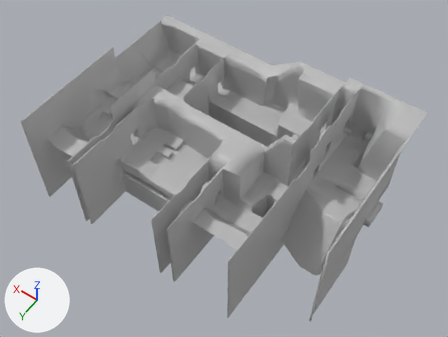
The FBX model Assets/Models/Environment/Terrain/02 - Dungeon1/Dungeon1_Terrain.fbx, before and after one commit.
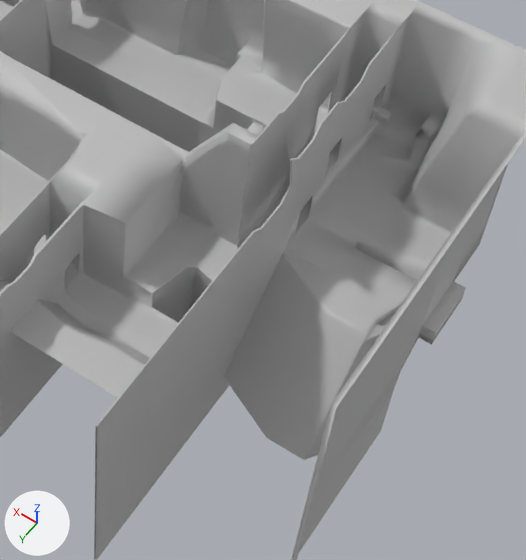
There are two pictures of each version: one whole from a 50 mm camera at (-61.1, 90.3, 167.8) aimed at (13.8, -14.5, 3.1), one close up on the part from 42% to 91% of the width and 25% to 94% of the height. Lighting does not change. The marker at lower left points along +X, +Y and +Z. Where no turn or scale is listed for an object, it has been applied to the vertices.

The older version as bpy lines, for what is in view:
```python
me_mesh = bpy.data.meshes.new('Mesh')
me_mesh.from_pydata(...)  # 4737 vertices, 9159 faces; spans x -36.6..66.8, y -54.6..21.4, z -16.1..26.1
me_mesh.materials.append(mat_lambert2)  # grey #bcbcbc
ob_dungeon1_terrain = bpy.data.objects.new('Dungeon1_Terrain', me_mesh)
ob_dungeon1_terrain.location = (0.0, 0.0, 0.0)
```
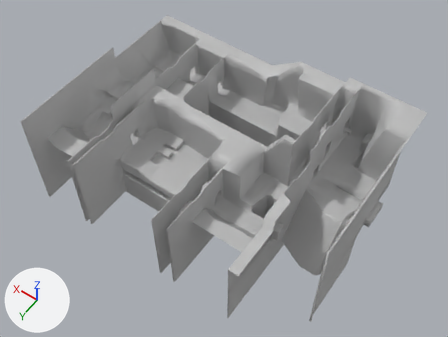
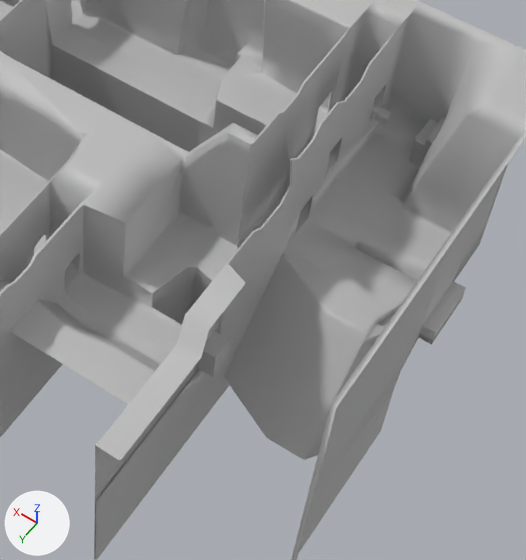
Commit message: Low terrain done?

What differs and where, as boxes [x1, y1, x2, y2] in the close-ups (526 x 560 px; the box of a moved part takes in the faces that stretch with it):
part 1 of me_mesh, moved or reshaped: before [95, 264, 228, 501]; after [95, 264, 246, 481]
part 2 of me_mesh, moved or reshaped: [393, 14, 473, 167] in both
part 3 of me_mesh, cut back: before [247, 123, 263, 135]; after [251, 123, 263, 135]

The change, as a diff of the scene's bpy script:
```diff
--- a/Assets/Models/Environment/Terrain/02 - Dungeon1/Dungeon1_Terrain.fbx.py
+++ b/Assets/Models/Environment/Terrain/02 - Dungeon1/Dungeon1_Terrain.fbx.py
@@ me_mesh @@
 # used by ob_dungeon1_terrain; location = (0.0, 0.0, 0.0)
-me_mesh.from_pydata(...)  # 4737 vertices, 9159 faces; spans x -36.6..66.8, y -54.6..21.4, z -16.1..26.1
+me_mesh.from_pydata(...)  # 4735 vertices, 9155 faces; spans x -36.6..66.8, y -54.6..21.4, z -16.1..26.1
+# me_mesh part 1
+# 8 vertices are removed from x -13.4, y -5.3..21.4, z 6.0..19.7
+# 26 faces are deleted
+# 3 vertices in x -13.3..-13.1, y 2.7, z 19.7..19.8 move by (0.0, 0.2, 0.0)
+# 6 vertices move from x -13.3..-13.1, y 4.0..21.4, z 19.7..19.8 to x -13.3..-13.1, y 4.2..21.4, z 15.1
+# 8 vertices are added at x -16.6..-15.5, y -5.3..21.4, z 1.2..19.7
+# 22 new faces join them
+# me_mesh part 2
+# 10 vertices are removed from x -21.3..-19.6, y -51.7..-46.8, z 9.7..10.5
+# 34 faces are deleted
+# 2 vertices move from x -21.3..-19.6, y -48.3..-47.1, z 9.7 to x -19.8..-19.6, y -47.2..-47.1, z 8.9..9.1
+# 18 vertices are added at x -21.4..-19.6, y -51.7..-46.8, z 8.9..10.5
+# 50 new faces join them
+# me_mesh part 3
+# 10 vertices are removed from x -1.7..0.3, y -36.0..-34.3, z 0.9..9.6
+# 20 faces are deleted
+# 4 new faces join them
 me_mesh.materials.append(mat_lambert2)
```
